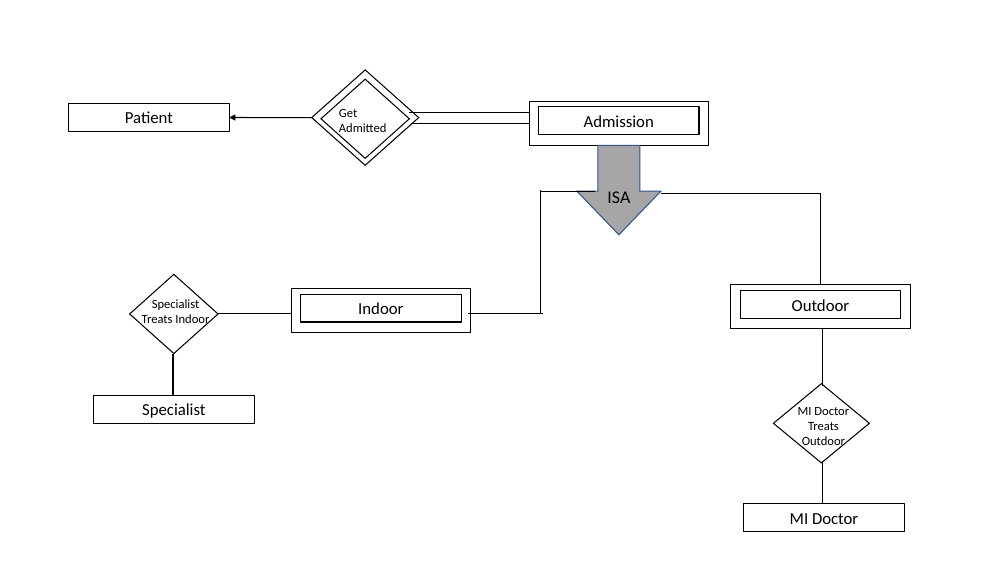
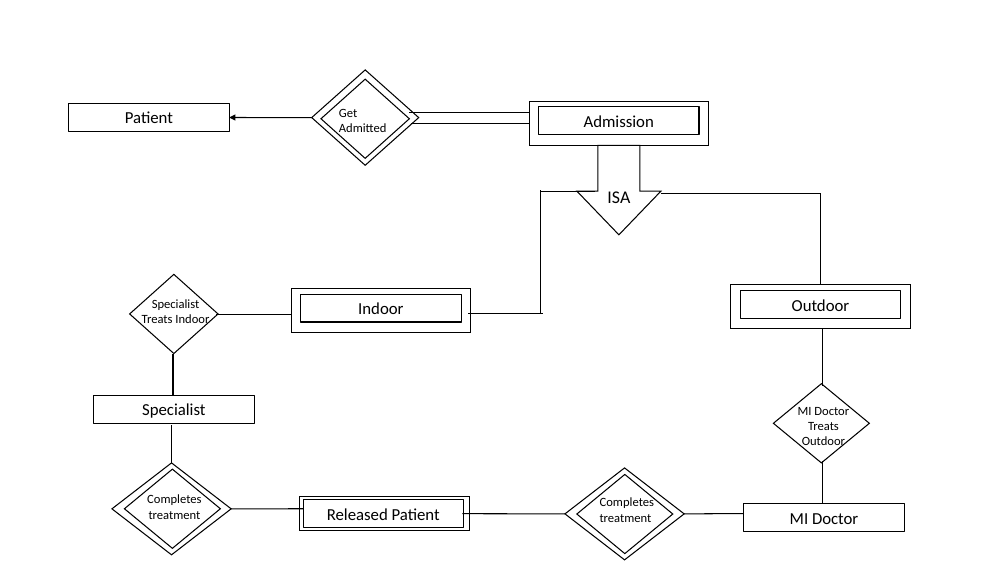
Before and after one commit to zahangir0cse/doctor-patient-crud-system-using-spring-mvc-hibernate-and-mysql-database, a slide deck: slide 1 of ERD Design.pptx (slide 9 before the commit). Drawn at 1008x567 pixels with LibreOffice and Linux fonts; fonts in the diff are those of the drawing. Boxes give left, top, right and bottom in pixels: in the first picture for what was removed or moved away, otherwise in the second. Text is boxed around its words. In the diff, an @@ line names an element or a change of style, - is before the commit and + after.

```diff
--- a/ERD Design.pptx
+++ b/ERD Design.pptx
@@ down arrow "ISA" at (577, 145, 661, 234): fill #A6A6A6 to none; outline #325491 1 pt to #000000 1 pt @@
@@ group added at (112, 426, 744, 560): 4 diamonds, 3 lines, 2 rectangles, 2 texts @@
+Released Patient
+Completes
+treatment
+Completes
+treatment
@@ line moved from (217, 313) - (291, 313) to (231, 509) - (303, 509) @@
```
Also in this commit, not shown: 3 other slides changed, 4 slides added.
